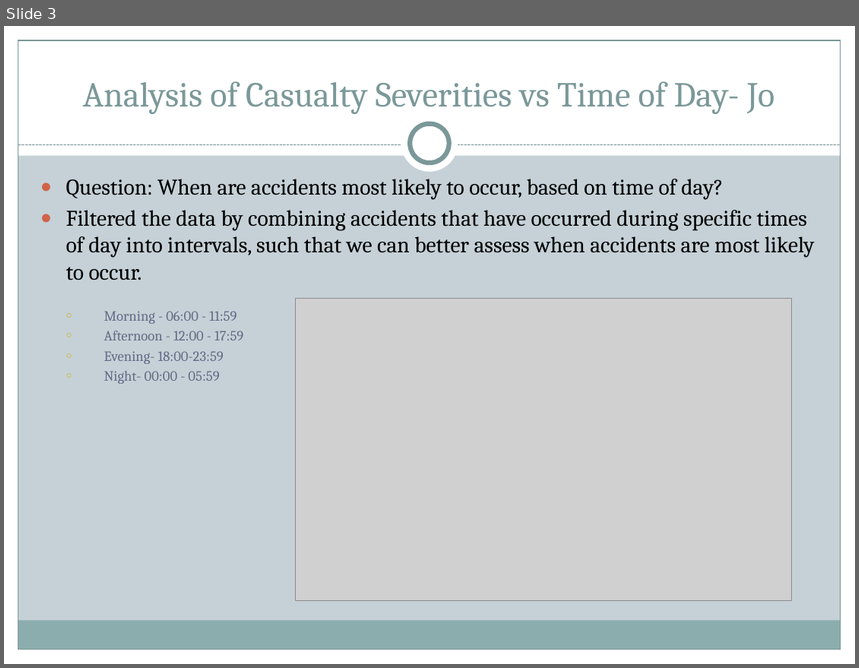
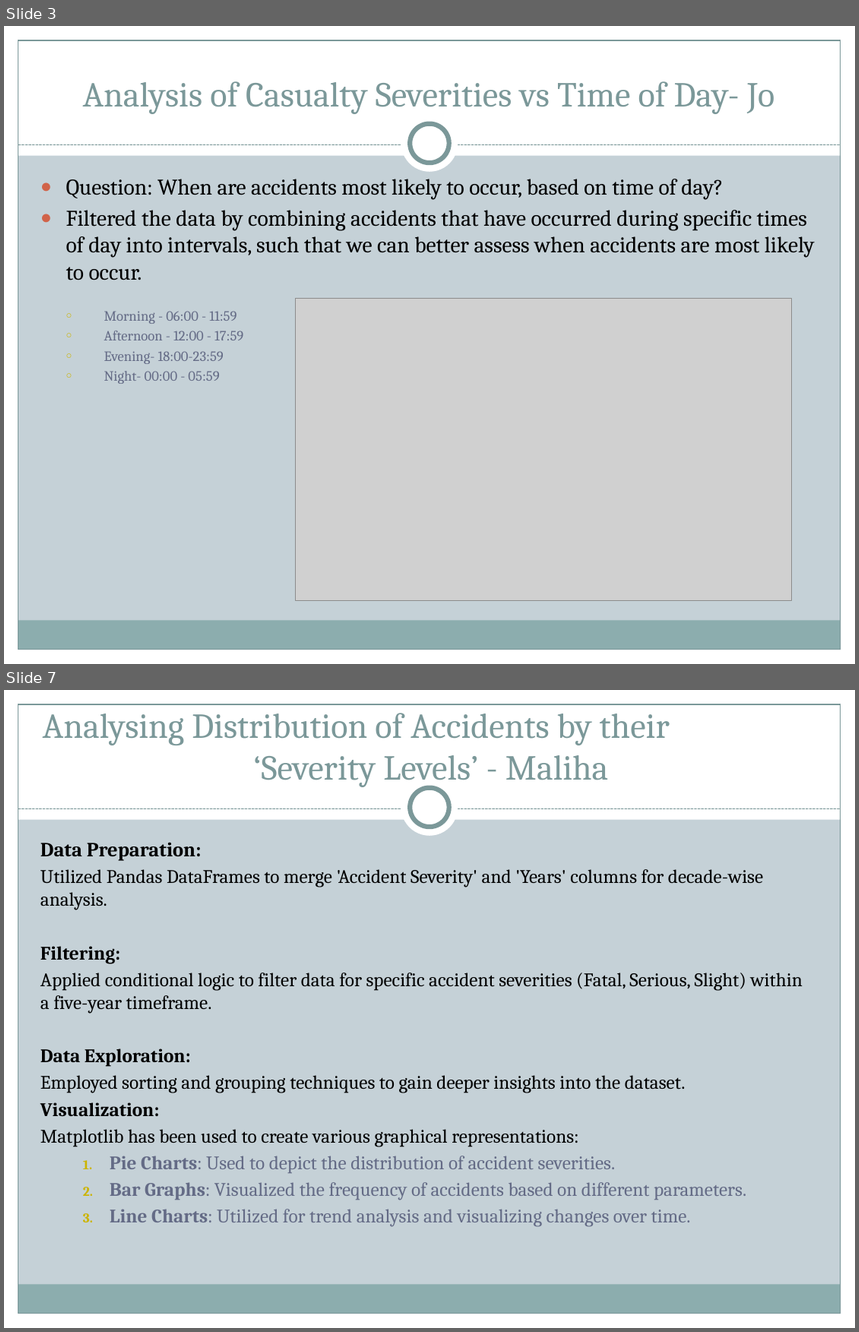
Before and after one commit to HabibR101/Project_1, a slide deck: Car Accidents Data Analysis.pptx. Shown one above the other, each under a label of ours: slide 3 before the commit, slides 3 and 7 after it; the slides between them are not shown. The pictures are 859x668 and 859x1332 pixels, drawn with LibreOffice and Linux fonts; fonts in the diff are those of the drawing; grey boxes stand for pictures. Boxes give left, top, right and bottom in pixels: in the first picture for what was removed or moved away, otherwise in the second. Text is boxed around its words. In the diff, an @@ line names an element or a change of style, - is before the commit and + after.

```diff
--- a/Car Accidents Data Analysis.pptx
+++ b/Car Accidents Data Analysis.pptx
@@ slide 7 added at bbox=[4, 690, 855, 1328], background #C5D1D7; not listed: 9 template elements that a slide beside it also shows @@
@@ title added at bbox=[43, 713, 670, 787], 29.7 pt, text #7C999A @@
+Analysing Distribution of Accidents by their ‘Severity Levels’ - Maliha
@@ text added at bbox=[40, 842, 803, 1227], 16.1 pt, text #000000 @@
+Data Preparation:
+Utilized Pandas DataFrames to merge 'Accident Severity' and 'Years' columns for decade-wise analysis.
+Filtering:
+Applied conditional logic to filter data for specific accident severities (Fatal, Serious, Slight) within a five-year timeframe.
+Data Exploration:
+Employed sorting and grouping techniques to gain deeper insights into the dataset.
+Visualization:
+Matplotlib has been used to create various graphical representations:
+  1. Pie Charts: Used to depict the distribution of accident severities.
+  2. Bar Graphs: Visualized the frequency of accidents based on different parameters.
+  3. Line Charts: Utilized for trend analysis and visualizing changes over time.
```
Also in this commit, not shown: 3 slides changed, 15 other slides added, 1 other file.
